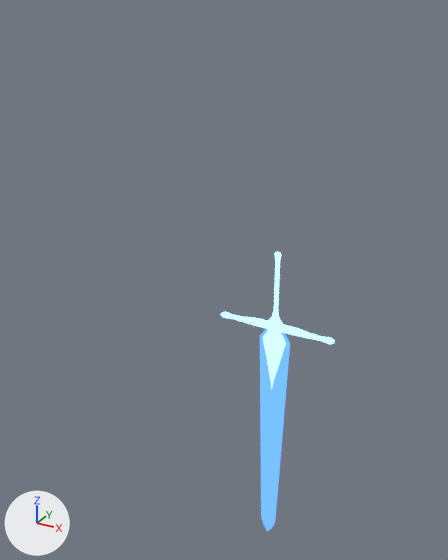
A saved change to the Blender file BlenderFiles/Player.blend.
One viewpoint serves both versions: a 50 mm lens placed at (2.43, -5.59, 2.94), pointed at (-0.21, -0.79, 0.54). The axes (+X, +Y, +Z) are drawn at lower left. The lights are the same throughout.

In view in the first picture: 'Carian Greatsword'.
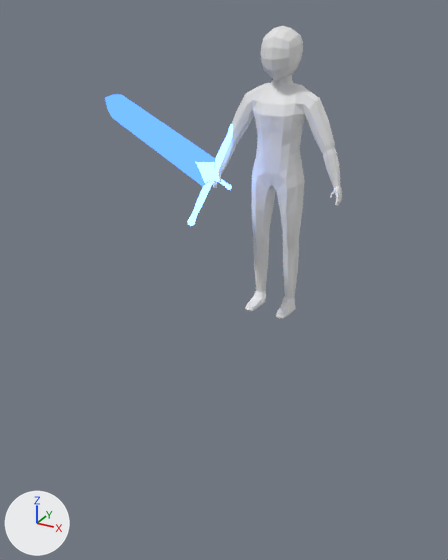
Changed parts and their boxes [x1, y1, x2, y2] in the pictures (448 x 560 px):
'Human', shown: after [212, 26, 342, 319]
'Carian Greatsword', moved, turned, rescaled: before [220, 252, 335, 532]; after [105, 94, 233, 226]

The change in detail:
Object 'Human' (ob_human) is now shown.
Object 'Carian Greatsword' (ob_carian_greatsword) moves from (0.0, 0.0, 0.0) to (-0.636, -0.138, 1.33).
Object 'Carian Greatsword' (ob_carian_greatsword) turns from (0, 0, 0) to (-34, 120, 65) degrees about x, y and z.
Object 'Carian Greatsword' (ob_carian_greatsword) is rescaled from (0.18, 0.18, 0.18) to (0.145, 0.145, 0.145).
